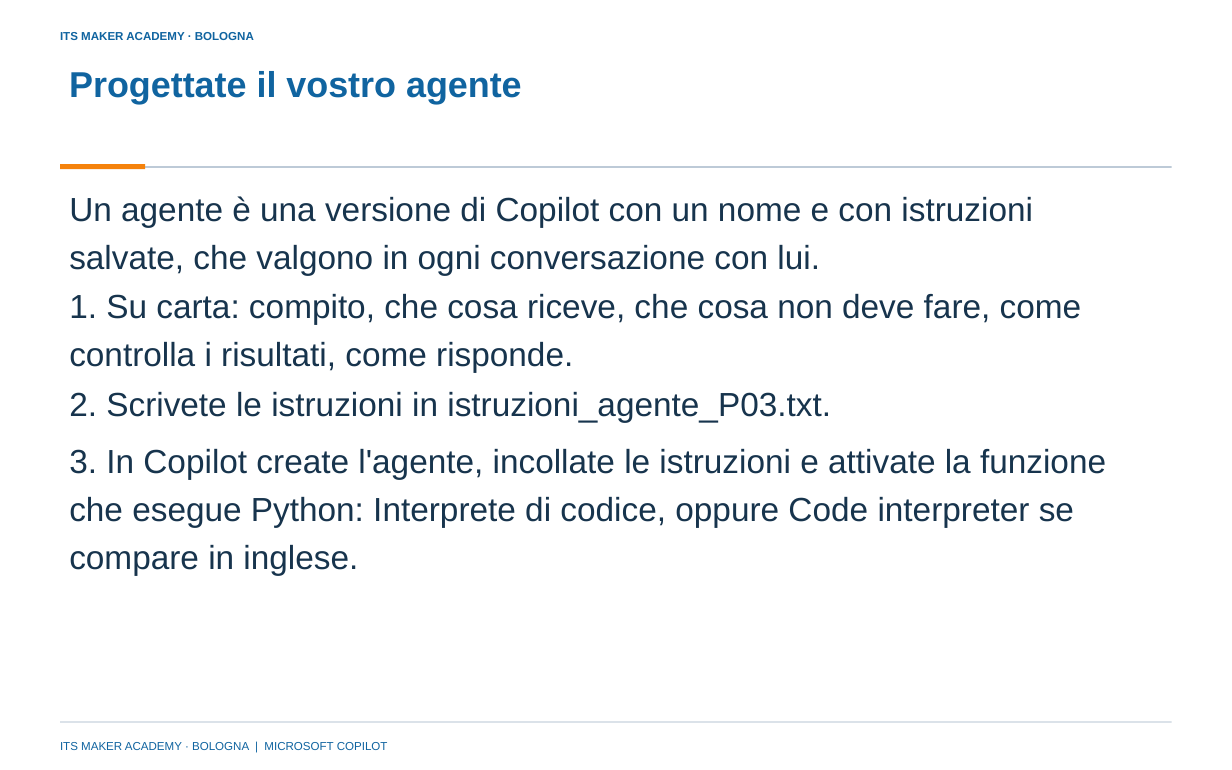
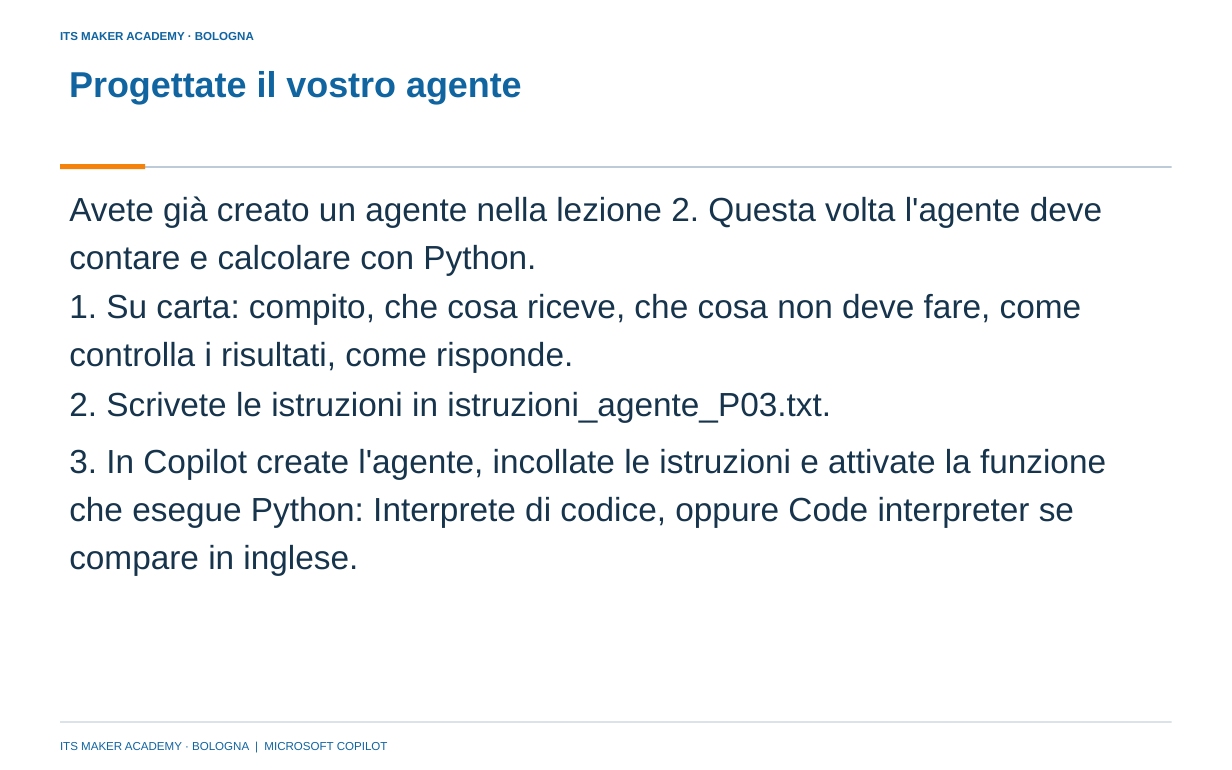
Before and after one commit to franzo9393/ITSCorso_UnslothStudio-Git, a slide deck: slide 13 of lezione 3 - RAG e calcolo deterministico/Lezione3_Blocco_appunti_e_agente_Python_P03_ITS_MAKER.pptx. Drawn at 1232x770 pixels with LibreOffice and Linux fonts; fonts in the diff are those of the drawing; background and template pictures are left out. Boxes give left, top, right and bottom in pixels: in the first picture for what was removed or moved away, otherwise in the second. Text is boxed around its words. In the diff, an @@ line names an element or a change of style, - is before the commit and + after.

Commit message:
Lezione 3: parte 1 sugli agenti creati nella lezione 2; regole di sviluppo in AGENTS.md

```diff
--- a/lezione 3 - RAG e calcolo deterministico/Lezione3_Blocco_appunti_e_agente_Python_P03_ITS_MAKER.pptx
+++ b/lezione 3 - RAG e calcolo deterministico/Lezione3_Blocco_appunti_e_agente_Python_P03_ITS_MAKER.pptx
@@ text at (69, 196, 1102, 275): text changed @@
-Un agente è una versione di Copilot con un nome e con istruzioni salvate, che valgono in ogni conversazione con lui.
+Avete già creato un agente nella lezione 2. Questa volta l'agente deve contare e calcolare con Python.
```
Also in this commit, not shown: 3 other slides changed, 15 other files.
